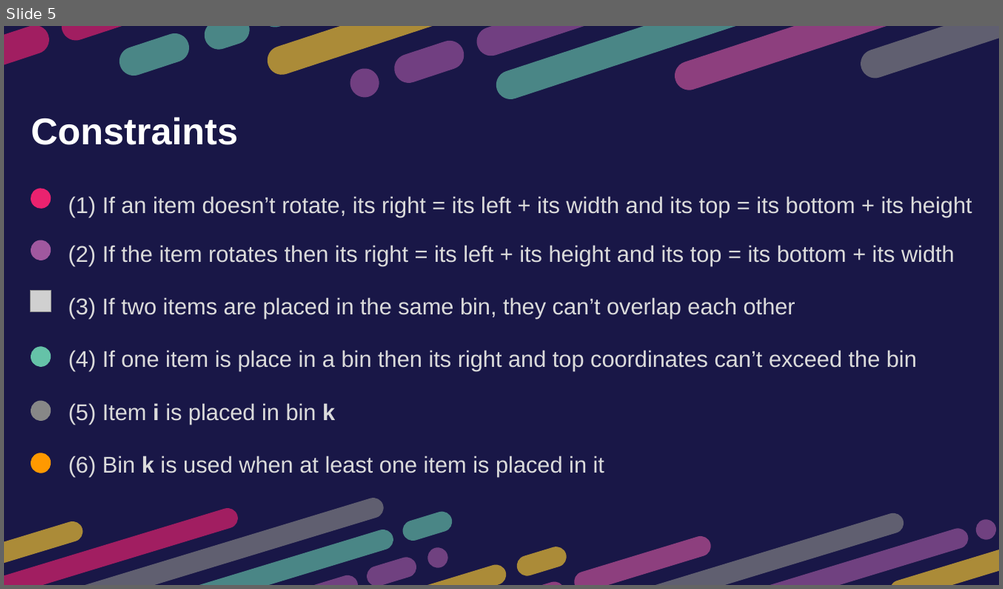
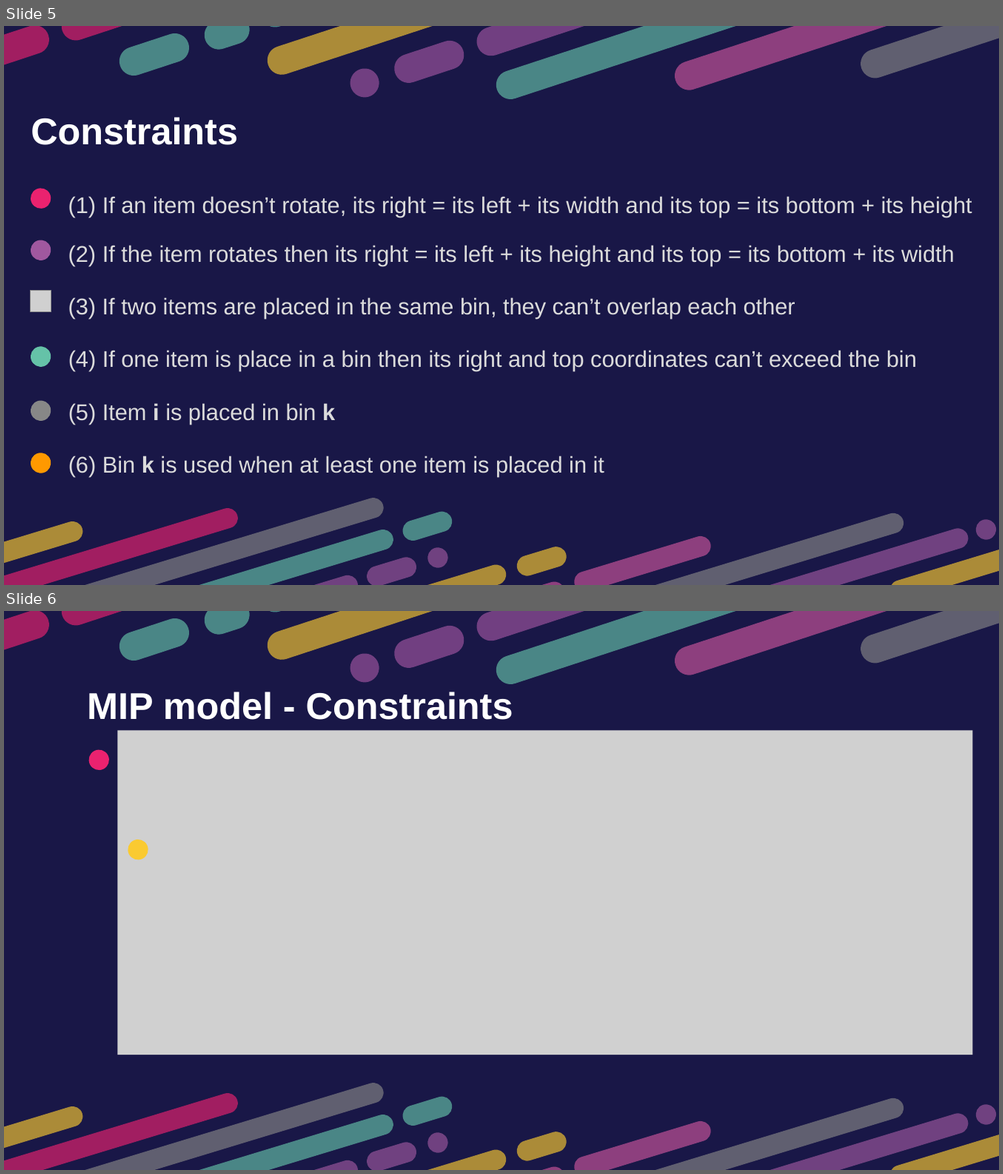
Before and after one commit to htnminh/optimization-project, a slide deck: presentation/CP_and_MIP.pptx. Shown one above the other, each under a label of ours: slide 5 before the commit, slides 5 and 6 after it. The pictures are 1003x589 and 1003x1174 pixels, drawn with LibreOffice and Linux fonts; fonts in the diff are those of the drawing; grey boxes stand for pictures. Boxes give left, top, right and bottom in pixels: in the first picture for what was removed or moved away, otherwise in the second. Text is boxed around its words. In the diff, an @@ line names an element or a change of style, - is before the commit and + after.

```diff
--- a/presentation/CP_and_MIP.pptx
+++ b/presentation/CP_and_MIP.pptx
@@ slide 6 added at (4,611,999,1170), background #191747 @@
@@ group added at (4,611,999,777): 15 freeform shapes @@
@@ text added at (87,692,513,720), 36 pt, text #FFFFFF, bold @@
+MIP model - Constraints
@@ picture added at (117,730,973,1055) @@
@@ freeform shape added at (88,749,111,772), fill #EA226F @@
@@ freeform shape added at (126,838,150,861), fill #FACA31 @@
@@ group added at (4,1014,999,1170): 20 freeform shapes @@
```
Also in this commit, not shown: 1 slide changed.
